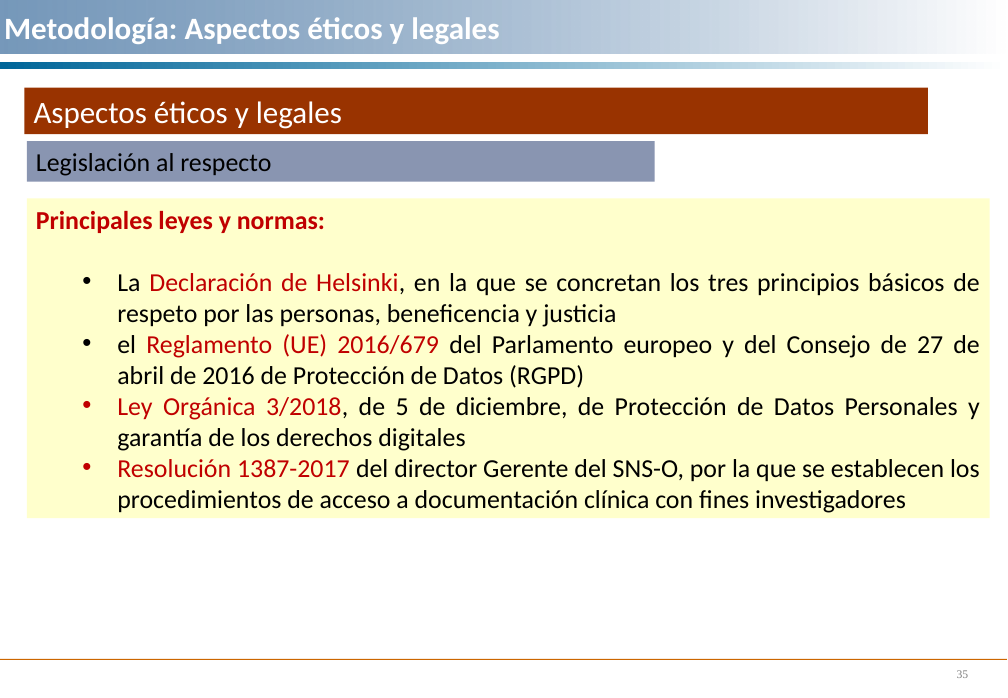
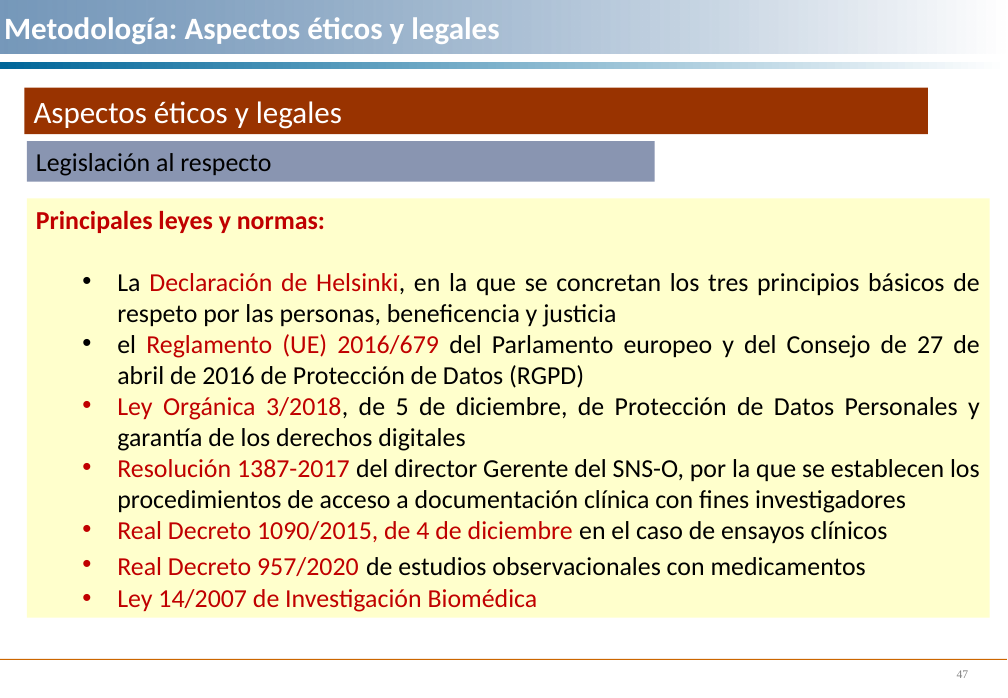
Before and after one commit to ibaitamayo/Taller_PI, a slide deck: slide 47 of Taller 2/Metodología. Taller.ppt (slide 35 before the commit). Drawn at 1008x698 pixels with LibreOffice and Linux fonts; fonts in the diff are those of the drawing. Boxes give left, top, right and bottom in pixels: in the first picture for what was removed or moved away, otherwise in the second. Text is boxed around its words. In the diff, an @@ line names an element or a change of style, - is before the commit and + after.

```diff
--- a/Taller 2/Metodología. Taller.ppt
+++ b/Taller 2/Metodología. Taller.ppt
@@ rectangle "Principales leyes y normas:": place and size @@
-rectangle "Principales leyes y normas:" at [27, 198, 989, 518]
+rectangle "Principales leyes y normas:" at [27, 198, 989, 617]
@@ text in rectangle at [117, 521, 888, 612]: paragraphs added @@
+  • Real Decreto 1090/2015, de 4 de diciembre en el caso de ensayos clínicos
+  • Real Decreto 957/2020 de estudios observacionales con medicamentos
+  • Ley 14/2007 de Investigación Biomédica
@@ page number at [957, 670, 969, 678]: text changed @@
-35
+47
```
Also in this commit, not shown: 12 other slides changed, 12 slides added, 2 other files.
